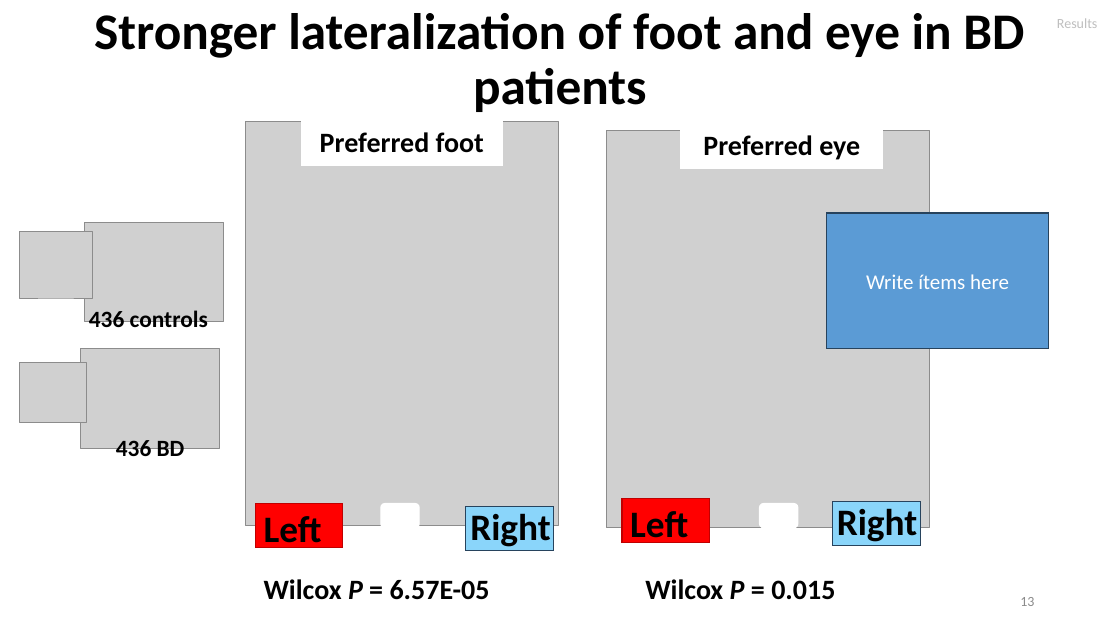
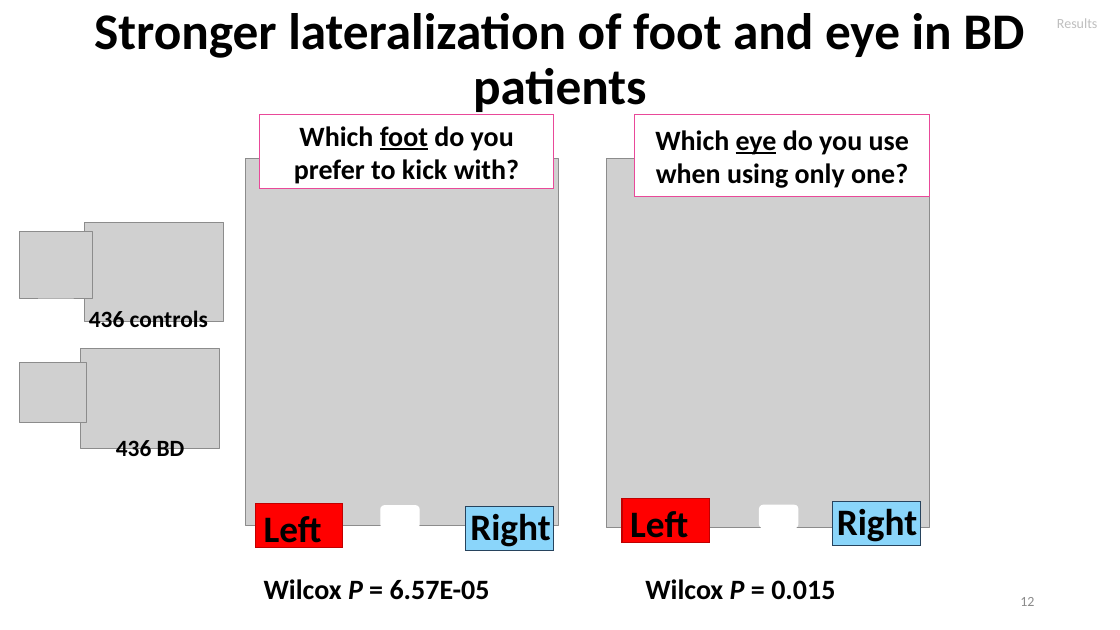
Before and after one commit to igarcia17/EHI_laterality, a slide deck: slide 12 of NorthSeaLateralityCongress_InesGarciaOrtiz.pptx (slide 13 before the commit). Drawn at 1120x630 pixels with LibreOffice and Linux fonts; fonts in the diff are those of the drawing; grey boxes stand for pictures. Boxes give left, top, right and bottom in pixels: in the first picture for what was removed or moved away, otherwise in the second. Text is boxed around its words. In the diff, an @@ line names an element or a change of style, - is before the commit and + after.

```diff
--- a/NorthSeaLateralityCongress_InesGarciaOrtiz.pptx
+++ b/NorthSeaLateralityCongress_InesGarciaOrtiz.pptx
@@ rectangle added at (260,115,555,189), fill #FFFFFF, outline #E94999 1 pt, 24 pt, text #000000, bold @@
+Which foot do you prefer to kick with?
@@ rectangle added at (635,115,930,197), fill #FFFFFF, outline #E94999 1 pt, 24 pt, text #000000, bold @@
+Which eye do you use when using only one?
@@ rectangle removed at (681,120,883,168) @@
-Preferred eye
@@ picture: place and size @@
-picture at (245,121,558,526)
+picture at (245,158,558,526)
@@ picture: place and size @@
-picture at (607,130,930,528)
+picture at (607,158,930,528)
@@ rectangle removed at (827,213,1049,349) @@
-Write ítems here
```
Also in this commit, not shown: 13 other slides changed, 1 slide removed.
